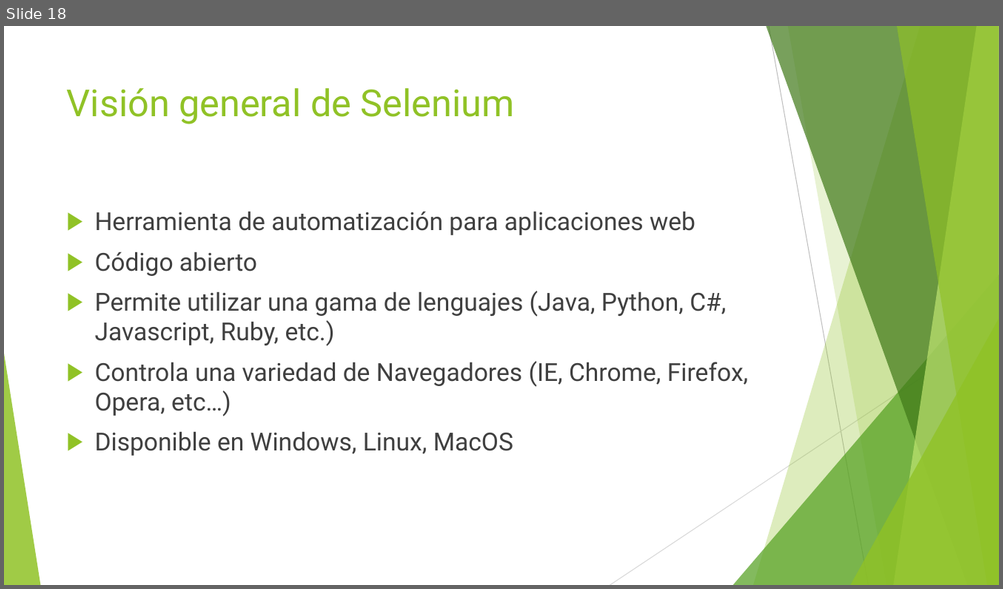
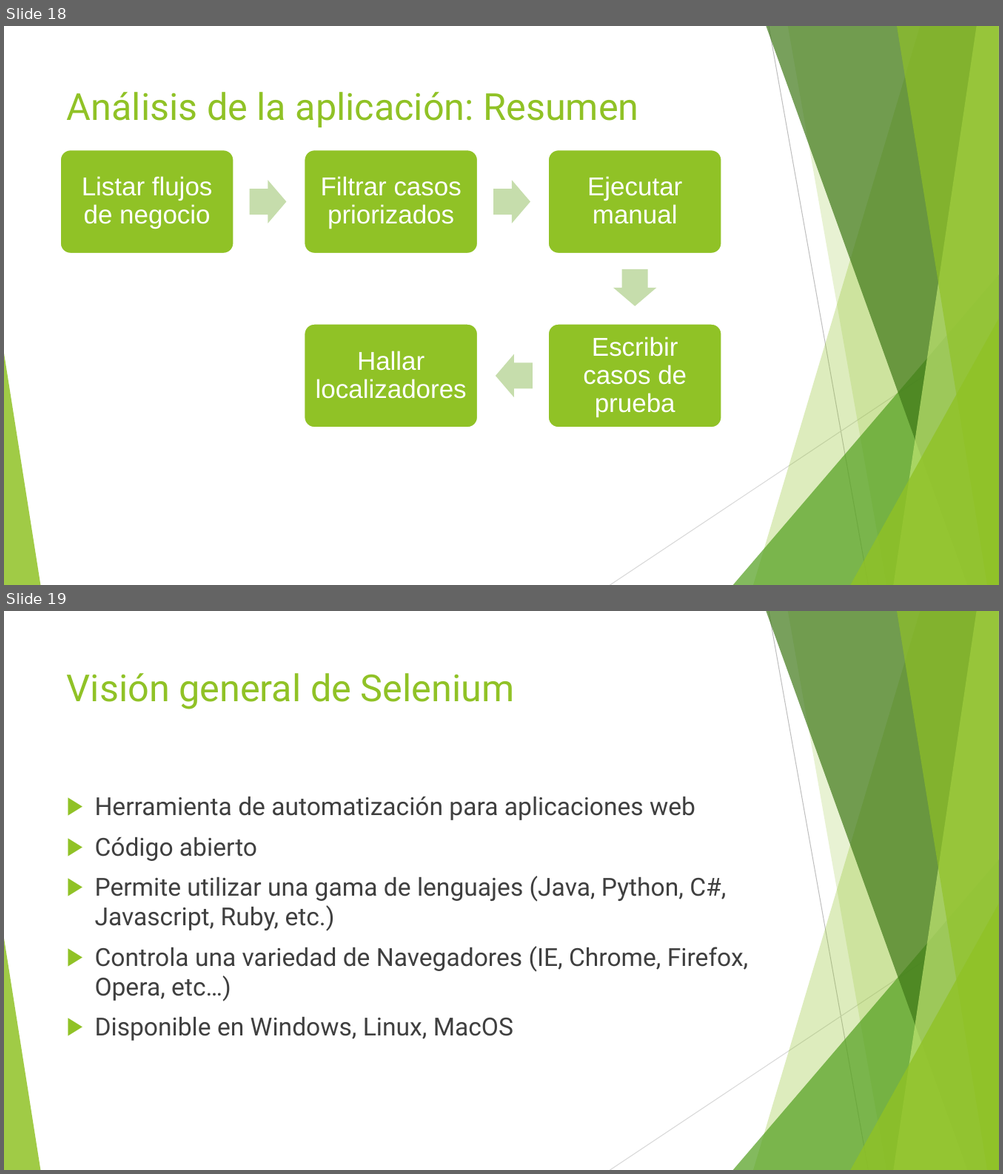
Before and after one commit to jomarnavarro/intro_automation, a slide deck: presentaciones/Selenium, session 1.pptx. Shown one above the other, each under a label of ours: slide 18 before the commit, slides 18 and 19 after it. The pictures are 1003x589 and 1003x1174 pixels, drawn with LibreOffice and Linux fonts; fonts in the diff are those of the drawing. Boxes give left, top, right and bottom in pixels: in the first picture for what was removed or moved away, otherwise in the second. Text is boxed around its words. In the diff, an @@ line names an element or a change of style, - is before the commit and + after.

```diff
--- a/presentaciones/Selenium, session 1.pptx
+++ b/presentaciones/Selenium, session 1.pptx
@@ slide 18 added at <box>4,26,999,585</box>, background #FFFFFF; not listed: 10 template elements that a slide beside it also shows @@
@@ title added at <box>67,92,638,128</box>, 36 pt, text #90C226 @@
+Análisis de la aplicación: Resumen
@@ group added at <box>60,150,723,428</box>: 5 rounded rectangles, 5 texts, 4 right arrows @@
+Listar flujos de negocio
+Filtrar casos priorizados
+Ejecutar manual
+Escribir casos de prueba
+Hallar localizadores
@@ what was slide 18 is now slide 19 @@
```
Also in this commit, not shown: 4 slides changed, 1 other slide added.
